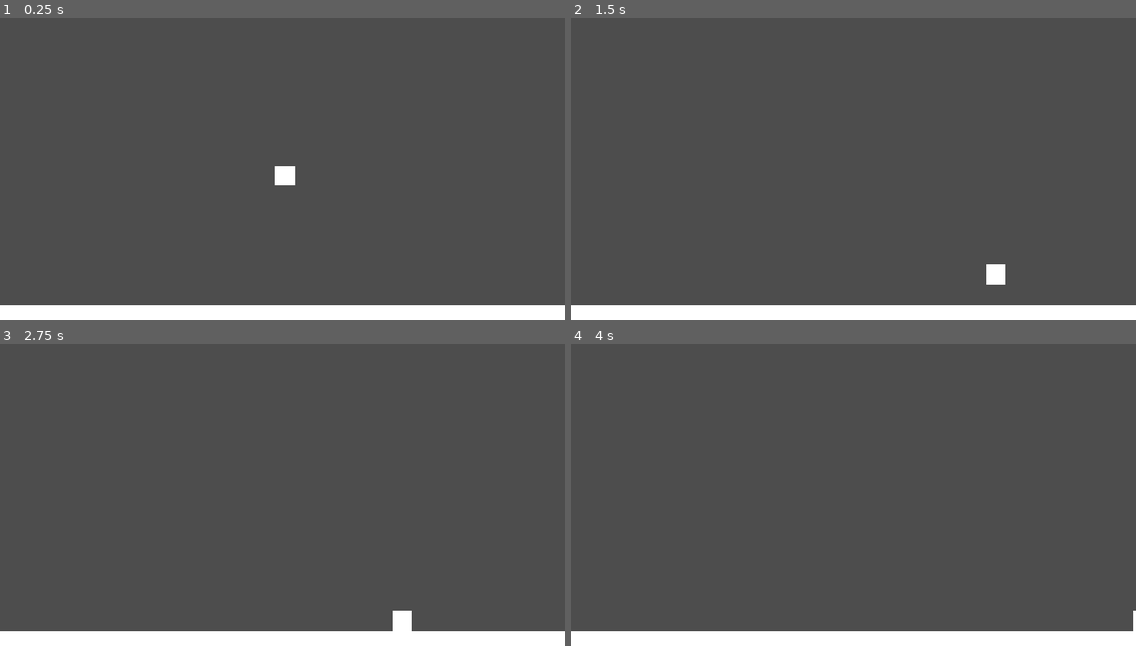
Above: before the commit, frames 1-4 (two rows, left to right).
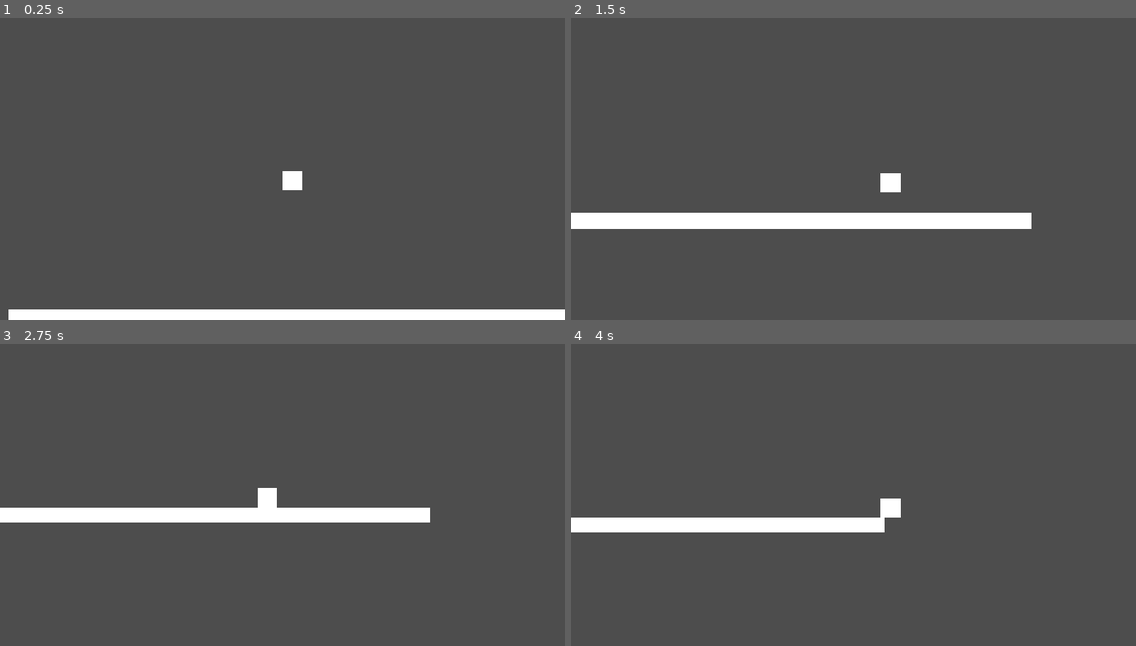
Above: after the commit, the same moments.

Repository: joshuafolkken/platformer
Game: Godot game, scene res://scenes/stage1.tscn
Two runs of this game, one before a commit and one after it. Both use one fixed random seed, a clock stepped at 60 frames per second and the inputs below. Before the commit the project starts from res://scenes/main.tscn.
Inputs:
- Up to frame 1 (0.25 s): no input
- Up to frame 2 (1.5 s): tap Enter (ui_accept) at 0.5, 0.77 s; hold Right (ui_right) from 0.53 s (still down)
- Up to frame 3 (2.75 s): tap Enter (ui_accept) at 1.52 s; release Right (ui_right) at 2.03 s; hold Left (ui_left) from 2.03 s (still down)
- Up to frame 4 (4 s): release Left (ui_left) at 2.78 s; hold Right (ui_right) from 2.78 s (still down); tap Enter (ui_accept) at 3.02, 3.77 s

The runs differ from the first frame. In frame 1, 1.7% of the frame differs, in the area x 0-100%, y 49-100%; in frame 2, 9.7%, in the area x 0-100%, y 51-100%; in frame 3, 9.1%; in frame 4, 7.9%.

Commit message:
scroll #14

Diff:
--- a/scenes/main.tscn
+++ b/scenes/stage1.tscn
@@ -8,17 +8,17 @@
 [sub_resource type="RectangleShape2D" id="RectangleShape2D_sugp2"]
 size = Vector2(42, 42)
 
-[node name="Main" type="Node2D"]
+[node name="Stage1" type="Node2D"]
 
-[node name="Ground" type="StaticBody2D" parent="."]
+[node name="Platform" type="StaticBody2D" parent="."]
 metadata/_edit_lock_ = true
 
-[node name="CollisionShape2D" type="CollisionShape2D" parent="Ground"]
+[node name="Shape" type="CollisionShape2D" parent="Platform"]
 position = Vector2(576, 632)
 shape = SubResource("RectangleShape2D_0wfyh")
 metadata/_edit_lock_ = true
 
-[node name="ColorRect" type="ColorRect" parent="Ground"]
+[node name="Rect" type="ColorRect" parent="Platform"]
 offset_top = 616.0
 offset_right = 1152.0
 offset_bottom = 648.0
@@ -26,14 +26,17 @@
 
 [node name="Character" type="CharacterBody2D" parent="."]
 position = Vector2(560, 304)
-script = ExtResource("1_o5qli")
+script = ExtResource("1_v53cv")
 
-[node name="CollisionShape2D" type="CollisionShape2D" parent="Character"]
+[node name="Shape" type="CollisionShape2D" parent="Character"]
 position = Vector2(19, 19)
 shape = SubResource("RectangleShape2D_sugp2")
 metadata/_edit_lock_ = true
 
-[node name="ColorRect" type="ColorRect" parent="Character"]
+[node name="Rect" type="ColorRect" parent="Character"]
 offset_right = 40.0
 offset_bottom = 40.0
 metadata/_edit_lock_ = true
+
+[node name="Camera" type="Camera2D" parent="Character"]
+position_smoothing_enabled = true
Not shown: 1 places in scenes/stage1.tscn that only renumber resources
